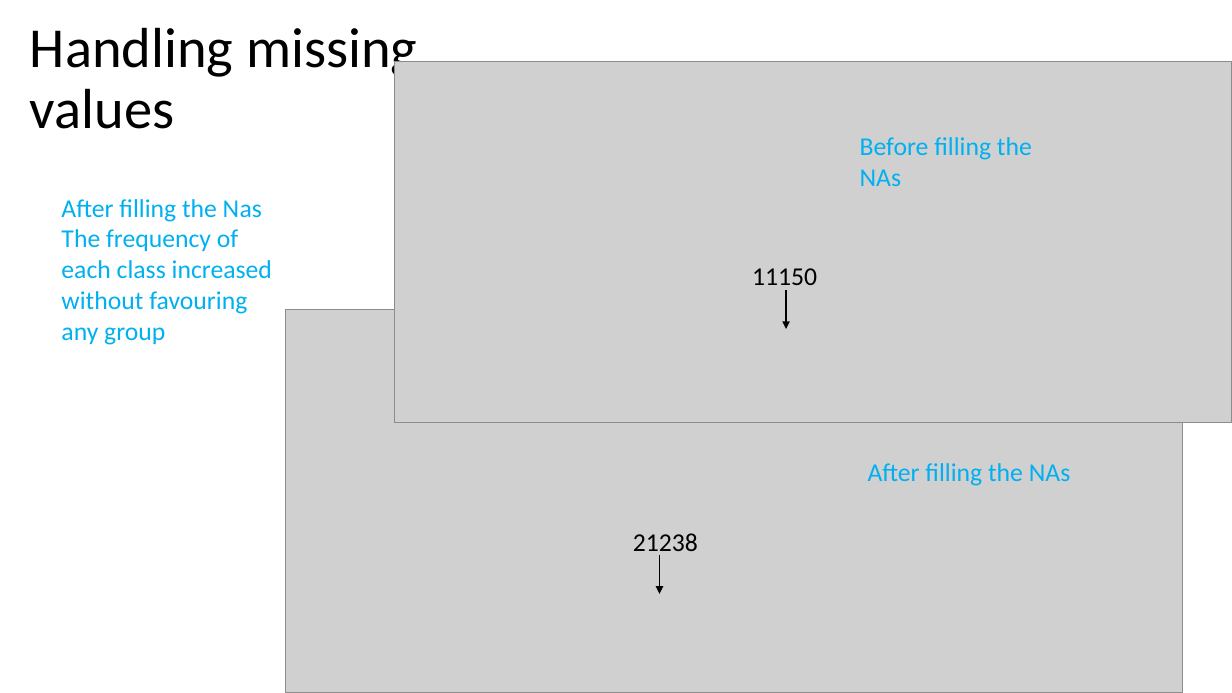
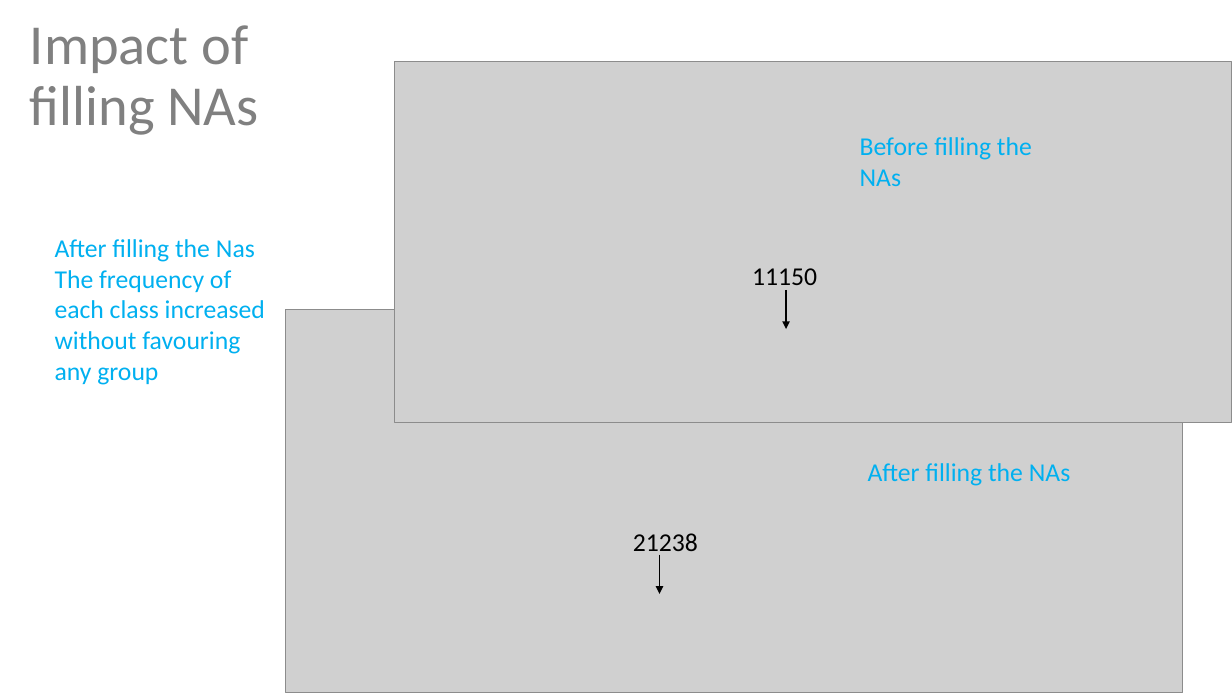
Before and after one commit to aadinoyiibrahim/income, a slide deck: slide 5 of slide/abdul_presentation.pptx (slide 4 before the commit). Drawn at 1232x693 pixels with LibreOffice and Linux fonts; fonts in the diff are those of the drawing; grey boxes stand for pictures. Boxes give left, top, right and bottom in pixels: in the first picture for what was removed or moved away, otherwise in the second. Text is boxed around its words. In the diff, an @@ line names an element or a change of style, - is before the commit and + after.

```diff
--- a/slide/abdul_presentation.pptx
+++ b/slide/abdul_presentation.pptx
@@ title at <box>30,25,259,135</box>: text changed; text colour #000000 to #808080 @@
-Handling missing
-values
+Impact of
+filling NAs
@@ text "After filling the Nas": place and size @@
-text "After filling the Nas" at <box>61,199,272,345</box>
+text "After filling the Nas" at <box>55,239,265,385</box>
```
Also in this commit, not shown: 6 other slides changed, 4 slides added, 3 slides removed, 7 other files.
